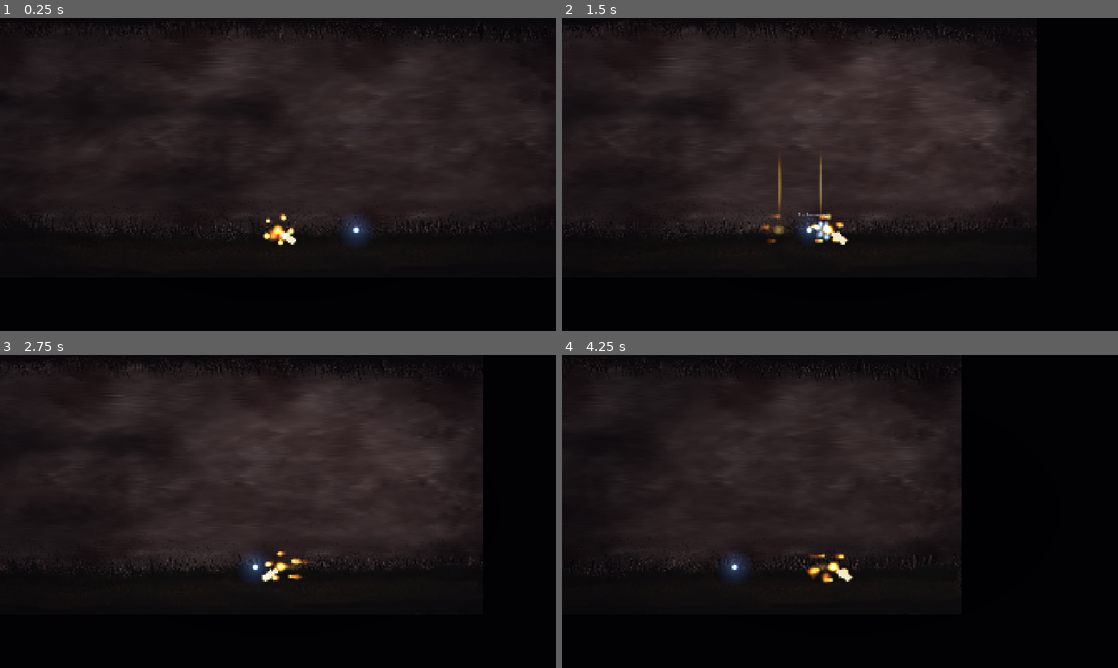
Above: before the commit, frames 1-4 (two rows, left to right).
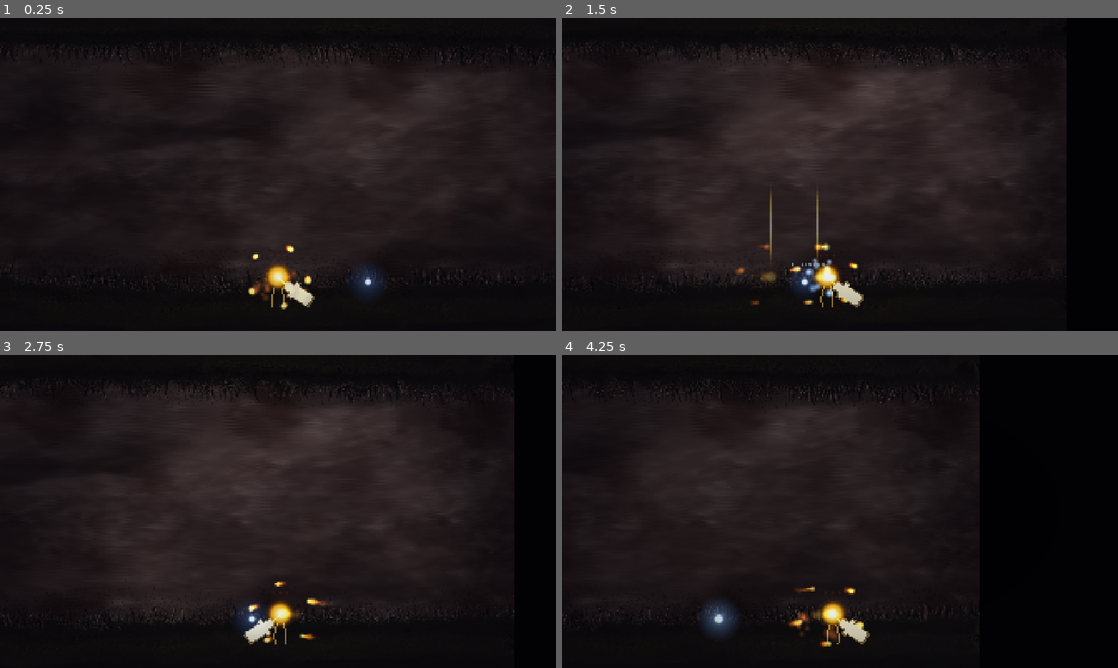
Above: after the commit, the same moments.

Repository: Ito-x/Zell
Game: Godot game, scene res://scenes/world/LesYeux.tscn
The game is run twice, just before and just after one commit, with the same random seed, the same clock (stepped at 60 frames per second) and the same inputs.
Inputs (mouse positions are in pixels of both pictures, inside the frame that each line leads up to):
- Up to frame 1 (0.25 s): no input
- Up to frame 2 (1.5 s): tap Enter at 0.5 s; move the mouse to (962, 158) at 0.52 s; hold D (move_right) from 0.53 s (still down); click (962, 158) at 0.6 s; tap Space (jump) at 0.77 s; move the mouse to (728, 190) at 1.27 s; right-click (728, 190) at 1.35 s
- Up to frame 3 (2.75 s): tap Space (jump) at 1.52 s; move the mouse to (333, 442) at 2.02 s; release D (move_right) at 2.03 s; hold A (move_left) from 2.03 s (still down); tap F (impulsion) at 2.1 s
- Up to frame 4 (4.25 s): move the mouse to (812, 574) at 2.77 s; release A (move_left) at 2.78 s; hold D (move_right) from 2.78 s (still down); tap E (interact) at 2.85 s; tap Space (jump) at 3.02, 3.77 s; move the mouse to (1006, 558) at 3.52 s; hold S (look_down) from 3.53 s (still down)

The runs differ from the first frame. In frame 1, 5.3% of the frame differs, in the area x 0-98%, y 1-94%; in frame 2, 9.0%, in the area x 0-91%, y 1-93%; in frame 3, 7.6%; in frame 4, 3.8%.

Commit message:
feat: camera verrouillee en Y + Zell jambes baton + epee plus petite
- Camera2D (LesYeux): zoom 1.15 + limites verticales calees sur la hauteur
  de vue => la camera ne suit PAS le saut (figee en Y), suit en X ; sol et
  plafond visibles, plus de bloc noir
- Player: 2 jambes en Line2D doree (meme style que le bras-epee EnergyThread)
  + AttackPivot scale 0.8 (epee un peu plus petite)
- fog_warp 1.9 + contraste adouci (deja applique)
- capture.gd: 90 frames de stabilisation
- verifie via capture + crop

Co-Authored-By: Claude Opus 4.7 <noreply@anthropic.com>

Diff:
--- a/scenes/player/Player.tscn
+++ b/scenes/player/Player.tscn
@@ -271,9 +271,28 @@
 end_cap_mode = 2
 material = SubResource("CanvasItemMaterial_add")
 
+[node name="LegLeft" type="Line2D" parent="."]
+points = PackedVector2Array(-5, 16, -9, 31, -8, 45)
+width = 2.5
+default_color = Color(1.0, 0.78, 0.32, 0.6)
+joint_mode = 2
+begin_cap_mode = 2
+end_cap_mode = 2
+material = SubResource("CanvasItemMaterial_add")
+
+[node name="LegRight" type="Line2D" parent="."]
+points = PackedVector2Array(5, 16, 9, 31, 8, 45)
+width = 2.5
+default_color = Color(1.0, 0.78, 0.32, 0.6)
+joint_mode = 2
+begin_cap_mode = 2
+end_cap_mode = 2
+material = SubResource("CanvasItemMaterial_add")
+
 [node name="AttackPivot" type="Node2D" parent="."]
 position = Vector2(15, 14)
 rotation = 0.6
+scale = Vector2(0.8, 0.8)
 
 [node name="SwordGlow" type="Polygon2D" parent="AttackPivot"]
 modulate = Color(1.0, 0.85, 0.45, 0.4)
--- a/scenes/world/LesYeux.tscn
+++ b/scenes/world/LesYeux.tscn
@@ -24,9 +24,9 @@
 shader_parameter/fog_density = 0.75
 shader_parameter/fog_scale = 3.0
 shader_parameter/fog_speed = 0.02
-shader_parameter/fog_warp = 1.4
-shader_parameter/fog_contrast_lo = 0.2
-shader_parameter/fog_contrast_hi = 1.0
+shader_parameter/fog_warp = 1.9
+shader_parameter/fog_contrast_lo = 0.1
+shader_parameter/fog_contrast_hi = 0.95
 shader_parameter/flesh_threshold = 0.06
 shader_parameter/flesh_softness = 0.08
 shader_parameter/player_pos = Vector2(-1, -1)
@@ -76,7 +76,14 @@
 shape = SubResource("Shape_plafond")
 
 [node name="Player" parent="." instance=ExtResource("1_player")]
-position = Vector2(0, 360)
+position = Vector2(0, 357)
+scale = Vector2(2, 2)
+
+[node name="Camera2D" parent="Player"]
+zoom = Vector2(1.15, 1.15)
+limit_top = -420
+limit_bottom = 519
+drag_vertical_enabled = false
 
 [node name="Neurone" parent="." instance=ExtResource("4_neurone")]
 position = Vector2(270, 372)
--- a/tools/capture.gd
+++ b/tools/capture.gd
@@ -24,8 +24,8 @@
 		return
 	add_child(packed.instantiate())
 
-	# Laisse rendre quelques frames (caméra, shaders animés, particules…).
-	for _i in 30:
+	# Laisse rendre quelques frames (caméra qui se pose, shaders animés…).
+	for _i in 90:
 		await get_tree().process_frame
 	await RenderingServer.frame_post_draw
 
Not shown, changed: .gitignore
